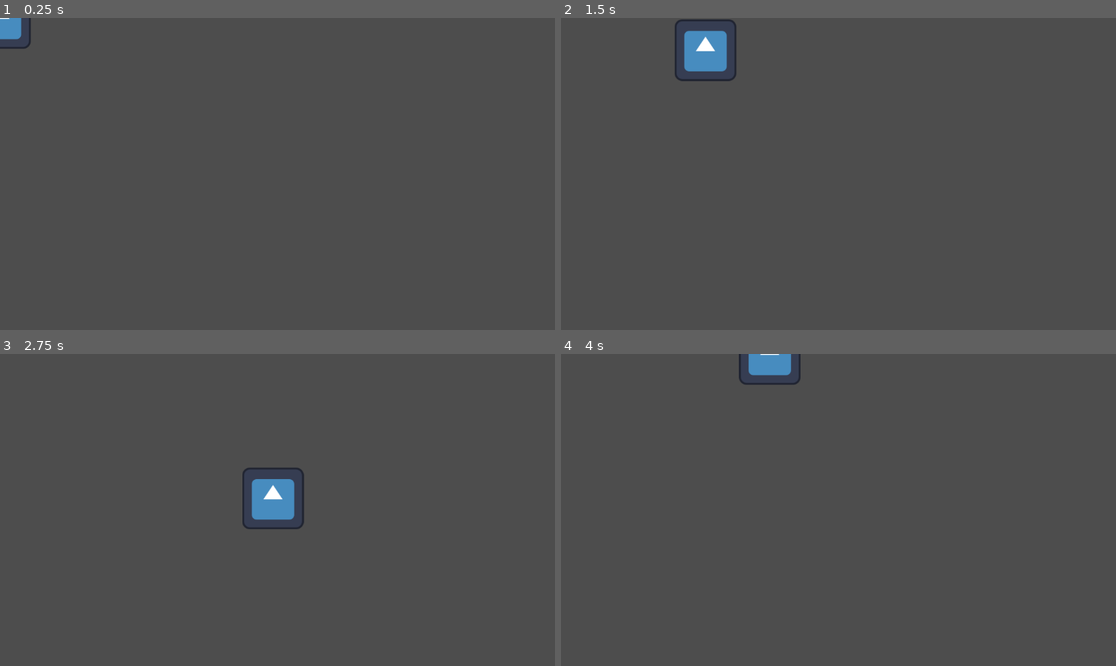
Above: before the commit, frames 1-4 (two rows, left to right).
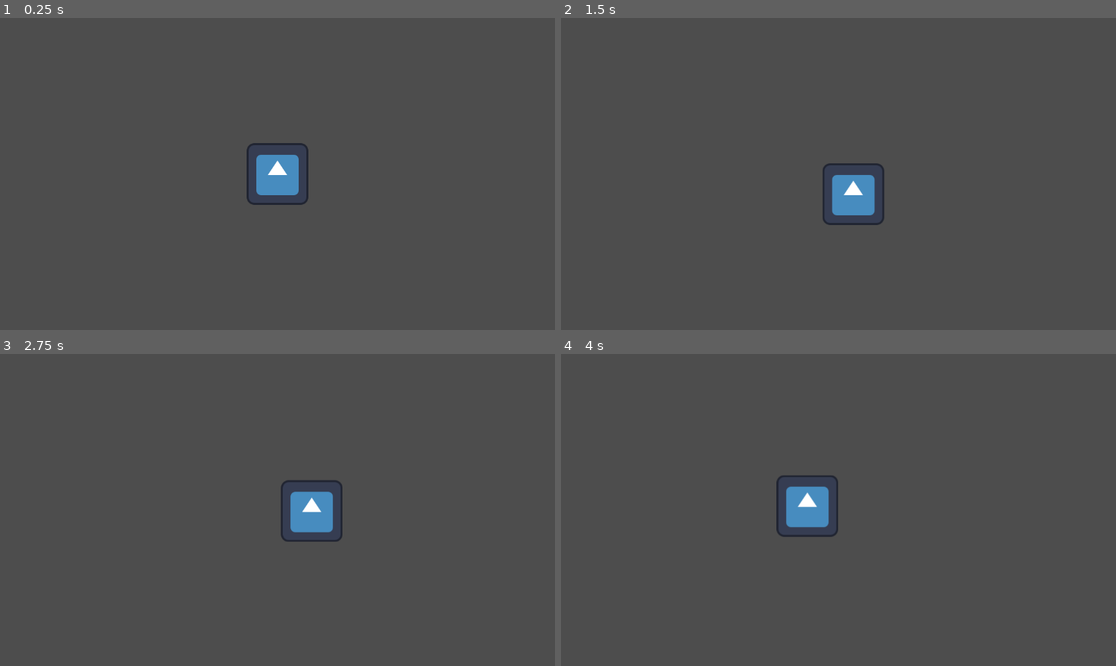
Above: after the commit, the same moments.

Repository: chluebi/ludum-dare-58
Game: Godot game, scene res://player.tscn
Two runs of this game, one before a commit and one after it. Both use one fixed random seed, a clock stepped at 60 frames per second and the inputs below. The engine's default icon, where the game draws it, is replaced by a stand-in: a white triangle on a blue panel in a dark square.
Inputs:
- Up to frame 1 (0.25 s): no input
- Up to frame 2 (1.5 s): tap Enter at 0.5 s; hold D (move_right) 0.53-1.28 s; hold S (move_down) from 1.28 s (still down)
- Up to frame 3 (2.75 s): release S (move_down) at 2.03 s; hold D (move_right) from 2.03 s (still down)
- Up to frame 4 (4 s): release D (move_right) at 2.78 s; hold W (move_up) 2.78-3.53 s; hold A (move_left) from 3.53 s (still down)

The runs differ from the first frame. In frame 1, 1.6% of the frame differs, in the area x 0-56%, y 0-60%; in frame 2, 2.6%, in the area x 20-59%, y 0-67%; in frame 3, 2.3%; in frame 4, 2.0%.

Commit message:
main scene and collisions

Diff:
--- /dev/null
+++ b/main.tscn
@@ -0,0 +1,17 @@
+[gd_scene load_steps=4 format=3 uid="uid://bpype5vdrgnek"]
+
+[ext_resource type="Texture2D" uid="uid://b75j101henfac" path="res://test_background.png" id="1_ig7tw"]
+[ext_resource type="PackedScene" uid="uid://c4vun81r65hwg" path="res://player.tscn" id="2_0xm2m"]
+[ext_resource type="PackedScene" uid="uid://bejg8845t2rdn" path="res://obstacle.tscn" id="3_h2yge"]
+
+[node name="Main" type="Node2D"]
+
+[node name="Sprite2D" type="Sprite2D" parent="."]
+position = Vector2(960, 545)
+texture = ExtResource("1_ig7tw")
+
+[node name="player" parent="." instance=ExtResource("2_0xm2m")]
+position = Vector2(136, 175)
+
+[node name="Obstacle" parent="." instance=ExtResource("3_h2yge")]
+position = Vector2(409, 303)
--- /dev/null
+++ b/obstacle.tscn
@@ -0,0 +1,15 @@
+[gd_scene load_steps=3 format=3 uid="uid://bejg8845t2rdn"]
+
+[ext_resource type="Texture2D" uid="uid://wy4xse3xbaje" path="res://icon.svg" id="1_sl1jc"]
+
+[sub_resource type="RectangleShape2D" id="RectangleShape2D_aubd6"]
+size = Vector2(126, 128)
+
+[node name="Obstacle" type="StaticBody2D"]
+
+[node name="Sprite2D" type="Sprite2D" parent="."]
+texture = ExtResource("1_sl1jc")
+
+[node name="CollisionShape2D" type="CollisionShape2D" parent="."]
+position = Vector2(0, 1)
+shape = SubResource("RectangleShape2D_aubd6")
--- a/player.gd
+++ b/player.gd
@@ -22,7 +22,8 @@
 
 	acceleration_vec = acceleration_vec.normalized()
 
-	assert(delta * ACCELERATION <= 1) # make sure that we never extrapolate, i.e. go faster than max_speed
 	velocity = lerp(velocity, acceleration_vec * MAX_SPEED, delta * ACCELERATION)
+	if (velocity.length() > MAX_SPEED):
+		velocity = velocity.normalized() * MAX_SPEED # make sure that we never extrapolate, i.e. go faster than max_speed
 
 	move_and_slide()
--- a/player.tscn
+++ b/player.tscn
@@ -19,6 +19,7 @@
 
 [node name="player" type="CharacterBody2D"]
 script = ExtResource("1_onrkg")
+metadata/_edit_group_ = true
 
 [node name="AnimatedSprite2D" type="AnimatedSprite2D" parent="."]
 sprite_frames = SubResource("SpriteFrames_hqtel")
@@ -26,3 +27,6 @@
 [node name="CollisionShape2D" type="CollisionShape2D" parent="."]
 position = Vector2(0, -0.5)
 shape = SubResource("RectangleShape2D_sweqy")
+
+[node name="Camera2D" type="Camera2D" parent="."]
+position_smoothing_enabled = true
Binary file added: test_background.png
Not shown, added: test_background.png.import
